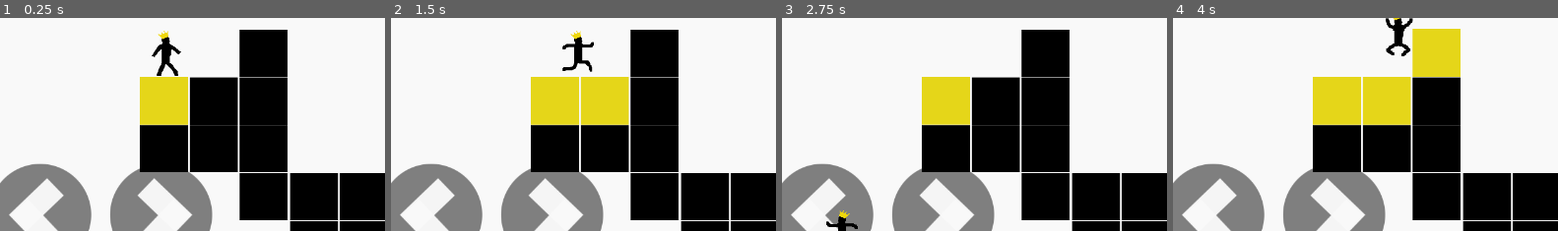
Above: before the commit, frames 1-4 (left to right).
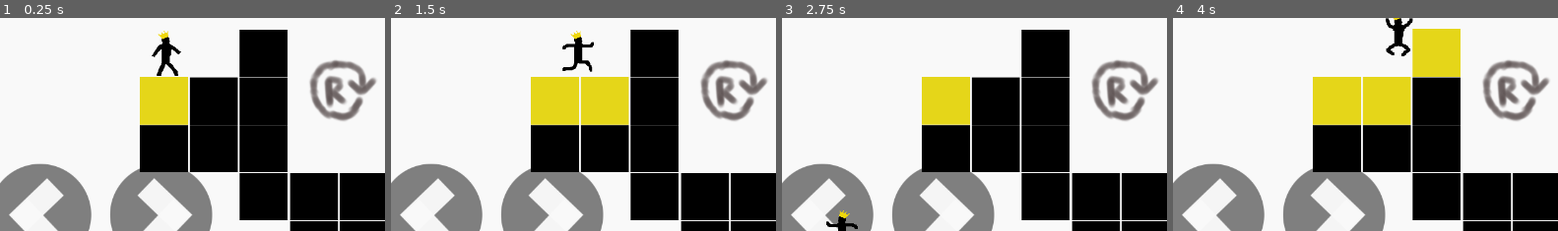
Above: after the commit, the same moments.

Repository: meburns/midas
Game: Godot game, scene res://src/levels/Level4.tscn
Two runs of this game, one before a commit and one after it. Both use one fixed random seed, a clock stepped at 60 frames per second and the inputs below. This scene is started directly instead of the project's main scene.
Inputs:
- Up to frame 1 (0.25 s): no input
- Up to frame 2 (1.5 s): tap Enter (ui_accept) at 0.5 s; hold Right (move_right) from 0.53 s (still down); tap R (refresh) at 0.6, 1.35 s; tap Space (jump) at 0.77 s
- Up to frame 3 (2.75 s): tap Space (jump) at 1.52 s; release Right (move_right) at 2.03 s; hold A (move_left) from 2.03 s (still down); tap R (refresh) at 2.1 s
- Up to frame 4 (4 s): release A (move_left) at 2.78 s; hold Right (move_right) from 2.78 s (still down); tap R (refresh) at 2.85, 3.6 s; tap Space (jump) at 3.02, 3.77 s
The pictures show only the part of the screen within x 2-52%, y 40-90%; the shares and areas given below are measured in that part.

The runs differ from the first frame. In frame 1, 2.5% of the frame differs, in the area x 80-98%, y 19-49%; in frame 2, 2.5%; in frame 3, 2.5%; in frame 4, 2.5%.

Commit message:
Add blink overlays to starter levels

Diff:
--- a/src/levels/Level1.tscn
+++ b/src/levels/Level1.tscn
@@ -1,7 +1,8 @@
-[gd_scene load_steps=6 format=2]
+[gd_scene load_steps=7 format=2]
 
 [ext_resource path="res://src/blocks/Water.tscn" type="PackedScene" id=1]
 [ext_resource path="res://src/players/Sadim.tscn" type="PackedScene" id=2]
+[ext_resource path="res://src/overlays/BlinkRight.tscn" type="PackedScene" id=3]
 [ext_resource path="res://src/blocks/block.tscn" type="PackedScene" id=4]
 [ext_resource path="res://src/Outside.tscn" type="PackedScene" id=5]
 [ext_resource path="res://src/players/Midas.tscn" type="PackedScene" id=6]
@@ -75,3 +76,6 @@
 
 [node name="Block18" parent="." instance=ExtResource( 4 )]
 position = Vector2( 963.722, 542.099 )
+
+[node name="BlinkRight" parent="." instance=ExtResource( 3 )]
+position = Vector2( 649.021, 308.099 )
--- a/src/levels/Level2.tscn
+++ b/src/levels/Level2.tscn
@@ -1,7 +1,8 @@
-[gd_scene load_steps=6 format=2]
+[gd_scene load_steps=7 format=2]
 
 [ext_resource path="res://src/blocks/Water.tscn" type="PackedScene" id=1]
 [ext_resource path="res://src/players/Sadim.tscn" type="PackedScene" id=2]
+[ext_resource path="res://src/overlays/BlinkUp.tscn" type="PackedScene" id=3]
 [ext_resource path="res://src/blocks/block.tscn" type="PackedScene" id=4]
 [ext_resource path="res://src/Outside.tscn" type="PackedScene" id=5]
 [ext_resource path="res://src/players/Midas.tscn" type="PackedScene" id=6]
@@ -78,3 +79,6 @@
 
 [node name="Block18" parent="." instance=ExtResource( 4 )]
 position = Vector2( 963.722, 450.251 )
+
+[node name="BlinkUp" parent="." instance=ExtResource( 3 )]
+position = Vector2( 526.718, 204.347 )
--- a/src/levels/Level4.tscn
+++ b/src/levels/Level4.tscn
@@ -1,7 +1,8 @@
-[gd_scene load_steps=6 format=2]
+[gd_scene load_steps=7 format=2]
 
 [ext_resource path="res://src/blocks/Water.tscn" type="PackedScene" id=1]
 [ext_resource path="res://src/players/Sadim.tscn" type="PackedScene" id=2]
+[ext_resource path="res://src/overlays/BlinkRestart.tscn" type="PackedScene" id=3]
 [ext_resource path="res://src/blocks/block.tscn" type="PackedScene" id=4]
 [ext_resource path="res://src/Outside.tscn" type="PackedScene" id=5]
 [ext_resource path="res://src/players/Midas.tscn" type="PackedScene" id=6]
@@ -86,3 +87,6 @@
 
 [node name="Block18" parent="." instance=ExtResource( 4 )]
 position = Vector2( 960, 466 )
+
+[node name="BlinkRestart" parent="." instance=ExtResource( 3 )]
+position = Vector2( 592.925, 409.899 )
